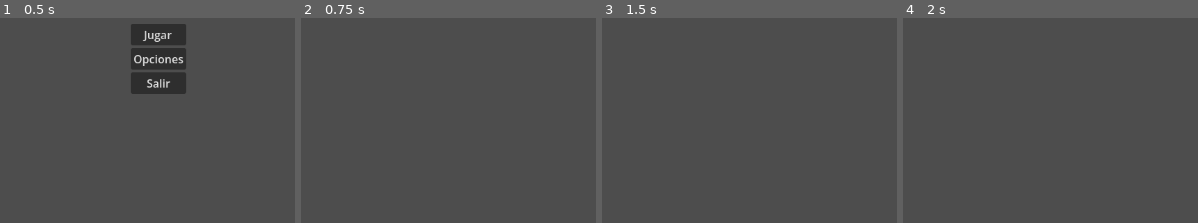
Above: before the commit, frames 1-4 (left to right).
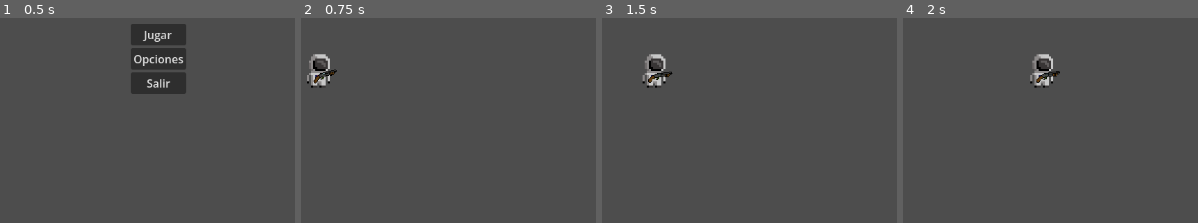
Above: after the commit, the same moments.

Repository: andresbode/Last-Sector---Documento-de-Concepto-
Game: Godot game, scene res://scenes/EscenaMenu.tscn
The game is run twice, just before and just after one commit, with the same random seed, the same clock (stepped at 60 frames per second) and the same inputs.
Inputs (mouse positions are in pixels of both pictures, inside the frame that each line leads up to):
- Up to frame 1 (0.5 s): no input
- Up to frame 2 (0.75 s): click "Jugar" at 0.5 s
- Up to frame 3 (1.5 s): tap Enter at 1.25 s; move the mouse to (outside the picture) at 1.27 s; hold D (mover_derecha, bound only after the commit) from 1.28 s (still down)
- Up to frame 4 (2 s): keep holding D (mover_derecha, bound only after the commit)

Frame 1 is identical in both runs. In frame 2, 0.8% of the frame differs, in the area x 2-13%, y 17-35%; in frame 3, 0.8%; in frame 4, 0.8%.

Commit message:
agrega jugador con movimiento y apuntado con el mouse

Diff:
--- a/last-sector/project.godot
+++ b/last-sector/project.godot
@@ -15,11 +15,45 @@
 config/features=PackedStringArray("4.6", "Mobile")
 config/icon="res://icon.svg"
 
+[input]
+
+mover_izquierda={
+"deadzone": 0.2,
+"events": [Object(InputEventKey,"resource_local_to_scene":false,"resource_name":"","device":-1,"window_id":0,"alt_pressed":false,"shift_pressed":false,"ctrl_pressed":false,"meta_pressed":false,"pressed":false,"keycode":0,"physical_keycode":65,"key_label":0,"unicode":97,"location":0,"echo":false,"script":null)
+]
+}
+mover_derecha={
+"deadzone": 0.2,
+"events": [Object(InputEventKey,"resource_local_to_scene":false,"resource_name":"","device":-1,"window_id":0,"alt_pressed":false,"shift_pressed":false,"ctrl_pressed":false,"meta_pressed":false,"pressed":false,"keycode":0,"physical_keycode":68,"key_label":0,"unicode":100,"location":0,"echo":false,"script":null)
+]
+}
+mover_arriba={
+"deadzone": 0.2,
+"events": [Object(InputEventKey,"resource_local_to_scene":false,"resource_name":"","device":-1,"window_id":0,"alt_pressed":false,"shift_pressed":false,"ctrl_pressed":false,"meta_pressed":false,"pressed":false,"keycode":0,"physical_keycode":87,"key_label":0,"unicode":119,"location":0,"echo":false,"script":null)
+]
+}
+mover_abajo={
+"deadzone": 0.2,
+"events": [Object(InputEventKey,"resource_local_to_scene":false,"resource_name":"","device":-1,"window_id":0,"alt_pressed":false,"shift_pressed":false,"ctrl_pressed":false,"meta_pressed":false,"pressed":false,"keycode":0,"physical_keycode":83,"key_label":0,"unicode":115,"location":0,"echo":false,"script":null)
+]
+}
+disparar={
+"deadzone": 0.2,
+"events": [Object(InputEventMouseButton,"resource_local_to_scene":false,"resource_name":"","device":-1,"window_id":0,"alt_pressed":false,"shift_pressed":false,"ctrl_pressed":false,"meta_pressed":false,"button_mask":1,"position":Vector2(171, 18),"global_position":Vector2(183, 78),"factor":1.0,"button_index":1,"canceled":false,"pressed":true,"double_click":false,"script":null)
+]
+}
+dash={
+"deadzone": 0.2,
+"events": [Object(InputEventKey,"resource_local_to_scene":false,"resource_name":"","device":-1,"window_id":0,"alt_pressed":false,"shift_pressed":false,"ctrl_pressed":false,"meta_pressed":false,"pressed":false,"keycode":0,"physical_keycode":32,"key_label":0,"unicode":32,"location":0,"echo":false,"script":null)
+]
+}
+
 [physics]
 
 3d/physics_engine="Jolt Physics"
 
 [rendering]
 
+textures/canvas_textures/default_texture_filter=0
 rendering_device/driver.windows="d3d12"
 renderer/rendering_method="mobile"
--- a/last-sector/scenes/EscenaJuego.tscn
+++ b/last-sector/scenes/EscenaJuego.tscn
@@ -1,5 +1,10 @@
 [gd_scene format=3 uid="uid://bsl3dxq2nnbi1"]
+
+[ext_resource type="PackedScene" uid="uid://dor2t1ff8sx7p" path="res://scenes/Jugador.tscn" id="1_x2u7e"]
 
 [node name="EscenaJuego" type="Control" unique_id=1167107124]
 layout_mode = 3
 anchors_preset = 0
+
+[node name="Jugador" parent="." unique_id=33030629 instance=ExtResource("1_x2u7e")]
+position = Vector2(373, 342)
--- /dev/null
+++ b/last-sector/scenes/Jugador.tscn
@@ -0,0 +1,23 @@
+[gd_scene format=3 uid="uid://dor2t1ff8sx7p"]
+
+[ext_resource type="Script" uid="uid://c4veqk07i8l4b" path="res://scripts/jugador.gd" id="1_vio6t"]
+[ext_resource type="Texture2D" uid="uid://hoh34738vbw6" path="res://assets/imagenes/atronauta.png" id="2_h28ku"]
+[ext_resource type="Texture2D" uid="uid://covo4m0is2mt2" path="res://assets/imagenes/escopeta.png" id="3_jt5h6"]
+
+[sub_resource type="CircleShape2D" id="CircleShape2D_jt5h6"]
+
+[node name="Jugador" type="CharacterBody2D" unique_id=33030629]
+script = ExtResource("1_vio6t")
+
+[node name="Cuerpo" type="Sprite2D" parent="." unique_id=239431149]
+scale = Vector2(3, 3)
+texture = ExtResource("2_h28ku")
+
+[node name="CollisionShape2D" type="CollisionShape2D" parent="." unique_id=1911346244]
+shape = SubResource("CircleShape2D_jt5h6")
+
+[node name="Pivote" type="Node2D" parent="." unique_id=1421472629]
+
+[node name="Arma" type="Sprite2D" parent="Pivote" unique_id=494343889]
+position = Vector2(7, 10)
+texture = ExtResource("3_jt5h6")
--- /dev/null
+++ b/last-sector/scripts/jugador.gd
@@ -0,0 +1,19 @@
+extends CharacterBody2D
+
+@export var velocidad: float = 250.0
+
+@onready var cuerpo: Sprite2D = $Cuerpo
+@onready var pivote: Node2D = $Pivote
+
+
+func _physics_process(_delta: float) -> void:
+	var direccion := Input.get_vector("mover_izquierda", "mover_derecha", "mover_arriba", "mover_abajo")
+	velocity = direccion * velocidad
+
+	var mouse := get_global_mouse_position()
+	pivote.rotation = (mouse - pivote.global_position).angle()
+	var mira_izquierda := mouse.x < global_position.x
+	cuerpo.flip_h = mira_izquierda
+	pivote.scale.y = -1.0 if mira_izquierda else 1.0
+
+	move_and_slide()
Binary file added: last-sector/assets/imagenes/atronauta.png
Not shown, added: last-sector/assets/imagenes/atronauta.png.import
Binary file added: last-sector/assets/imagenes/escopeta.png
Not shown, added: last-sector/assets/imagenes/escopeta.png.import
Not shown, added: last-sector/scripts/jugador.gd.uid
